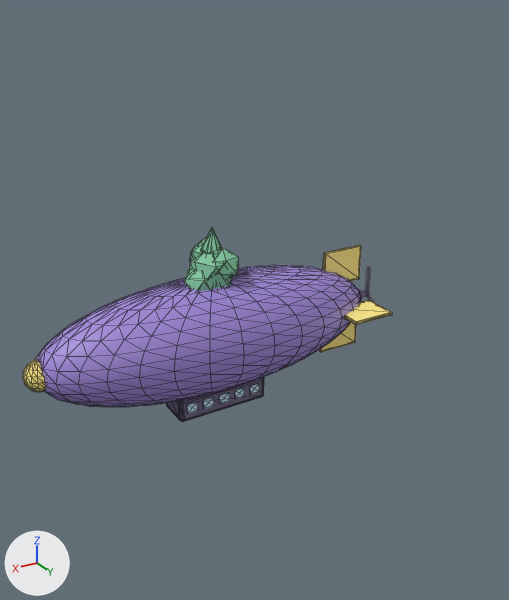
The glTF model games/assets/stormfall.glb, before and after one commit.
Both versions are drawn from a camera (50 mm lens) standing at (17.9, 34.6, 18.8) and looking at (1.1, 6.6, 4.8). The lights are fixed; the arrows at lower left show +X, +Y and +Z. The first picture is the older version. Mesh edges are drawn as thin lines on the coarser meshes.

In view in the first picture: 'Airship', 'RoundA', 'RoundB' and 2 more.
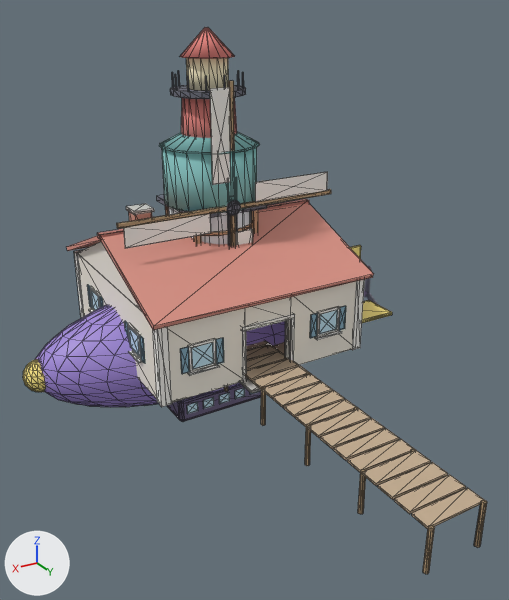
What changed in the scene script:
```text
Add ob_watertower:
    ob_watertower = bpy.data.objects.new('WaterTower', me_watertower)  # 184 vertices, 308 faces; spans x -2.75..2.75, y -2.75..2.75, z 0.0..12.65; in mat_rust (brown #cca07d), mat_dark (grey #6c6e7c), mat_tankpaint (cyan #88c5c4)
    ob_watertower.location = (0.0, 0.0, 0.0)
Add ob_silo:
    ob_silo = bpy.data.objects.new('Silo', me_silo)  # 387 vertices, 692 faces; spans x -2.46..2.46, y -2.46..2.53, z 0.0..12.4; in mat_silometal (light grey #dde0e4), mat_rust (brown #cca07d), mat_dark (grey #6c6e7c)
    ob_silo.location = (0.0, 0.0, 0.0)
Add ob_millblades:
    ob_millblades = bpy.data.objects.new('MillBlades', me_millblades)  # 88 vertices, 140 faces; spans x -6.5..6.5, y -0.25..0.25, z -6.5..6.5; in mat_dark (grey #6c6e7c), mat_crateedge (beige #b89c78), mat_sail (white #f9f7f1)
    ob_millblades.location = (0.0, 2.4, 8.4)
Add ob_lighthouse:
    ob_lighthouse = bpy.data.objects.new('Lighthouse', me_lighthouse)  # 400 vertices, 792 faces; spans x -2.7..2.7, y -2.7..2.7, z 0.0..17.3; in mat_stone (light grey #cccbc6), mat_lightred (pink #ed8a83), mat_lightwhite (white #fbf9f6), mat_dark (grey #6c6e7c), mat_lamp (beige #fff4cc), mat_crateedge (beige #b89c78)
    ob_lighthouse.location = (0.0, 0.0, 0.0)
Add ob_house:
    ob_house = bpy.data.objects.new('House', me_house)  # 664 vertices, 1024 faces; spans x -6.65..6.65, y -6.65..7.5, z -0.02..7.75; in mat_housewall (white #f5efe3), mat_trim (white #fbf9f4), mat_glass (cyan #c5e9f8), mat_shutter (blue #88afc4), mat_stone (light grey #cccbc6), mat_floor (beige #cdb598), mat_roof (pink #da9385), mat_millroof (pink #b8766c), mat_brick (beige #c59483)
    ob_house.location = (0.0, 0.0, 0.0)
Add ob_dock:
    ob_dock = bpy.data.objects.new('Dock', me_dock)  # 352 vertices, 576 faces; spans x -1.5..1.5, y -0.1..20.1, z -1.7..0.5; in mat_dockwood (beige #c4ad91), mat_crateedge (beige #b89c78)
    ob_dock.location = (0.0, 0.0, 0.0)
```

Pixel boxes (x1, y1, x2, y2) of what changed, in the pictures (509 x 600 px):
'House', added
    after: (67, 199, 374, 407)
    faces in mat_roof (pink #da9385): (67, 203, 374, 330)
    faces in mat_housewall (white #f5efe3): (77, 242, 356, 403)
    faces in mat_trim (white #fbf9f4): (74, 250, 365, 407)
    faces in mat_glass (cyan #c5e9f8): (91, 290, 338, 369)
    faces in mat_shutter (blue #88afc4): (87, 285, 346, 374)
'Dock', added (beige)
    after: (224, 341, 487, 574)
    faces in mat_dockwood (beige #c4ad91): (245, 341, 484, 529)
    faces in mat_crateedge (beige #b89c78): (224, 343, 487, 574)
'MillBlades', added
    after: (116, 81, 331, 248)
    faces in mat_sail (white #f9f7f1): (123, 87, 328, 248)
    faces in mat_crateedge (beige #b89c78): (116, 81, 331, 246)
    faces in mat_dark (grey #6c6e7c): (226, 200, 241, 216)
'WaterTower', added
    after: (157, 132, 267, 244)
    faces in mat_tankpaint (cyan #88c5c4): (159, 132, 259, 213)
    faces in mat_rust (brown #cca07d): (165, 206, 258, 244)
    faces in mat_dark (grey #6c6e7c): (157, 195, 267, 218)
'Lighthouse', added
    after: (170, 28, 246, 138)
    faces in mat_lightred (pink #ed8a83): (180, 28, 237, 138)
    faces in mat_lamp (beige #fff4cc): (186, 58, 229, 91)
    faces in mat_dark (grey #6c6e7c): (170, 71, 246, 99)
'Silo', added
    after: (169, 207, 252, 246)
    faces in mat_silometal (light grey #dde0e4): (169, 207, 251, 245)
    faces in mat_rust (brown #cca07d): (201, 222, 252, 236)
'Airship', unchanged, covered by the edit
    both: (23, 245, 392, 422)
